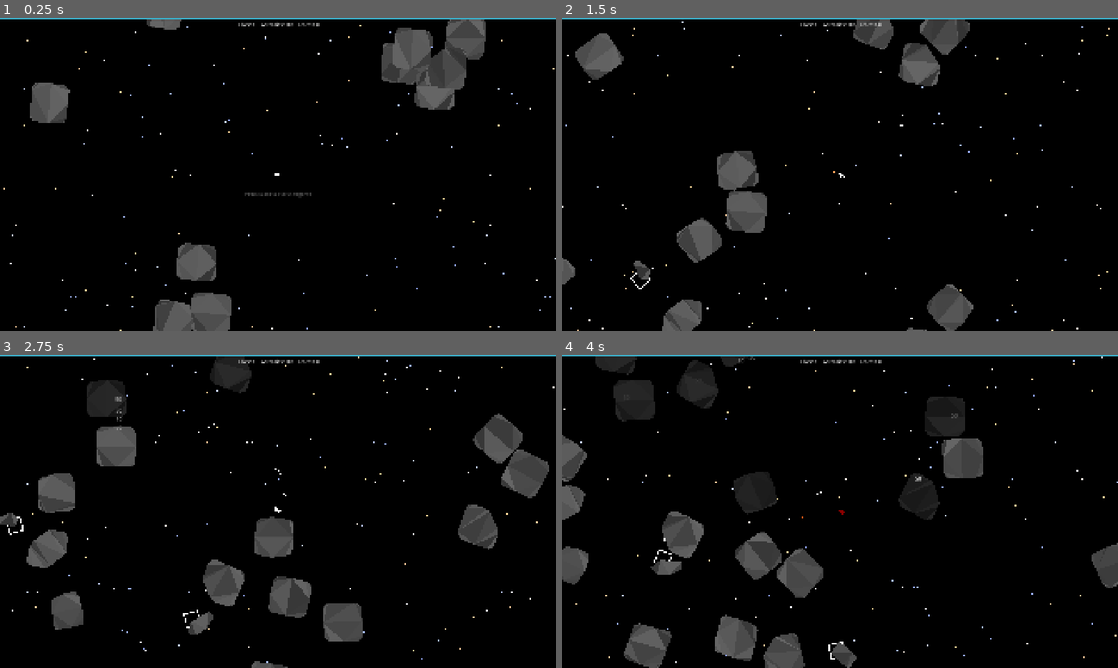
Above: before the commit, frames 1-4 (two rows, left to right).
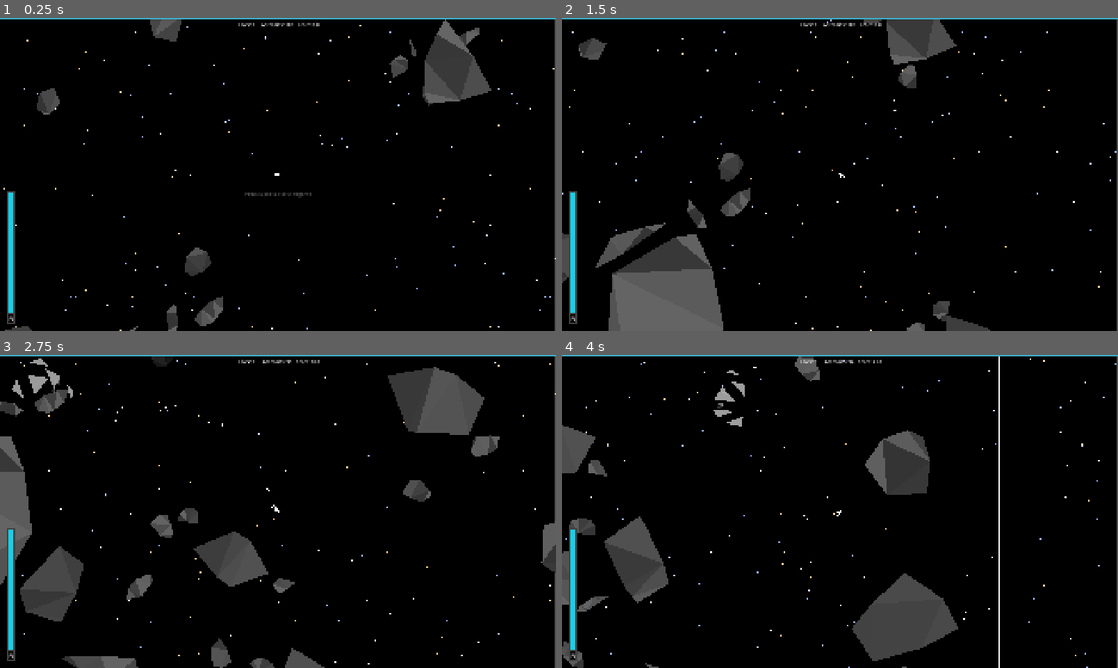
Above: after the commit, the same moments.

Repository: ProudFridge/Asteroids
Game: Godot game, scene res://scenes/game/game.tscn
Same seed, same stepped clock (60 frames per second), same inputs: the game is played once before the commit and once after it. Sound files missing from this copy of the repository are replaced by a short silence.
Inputs (mouse positions are in pixels of both pictures, inside the frame that each line leads up to):
- Up to frame 1 (0.25 s): no input
- Up to frame 2 (1.5 s): tap Space (space) at 0.5 s; move the mouse to (962, 158) at 0.52 s; hold D (turn_right) 0.53-1.28 s; hold E (e) 0.53-1.28 s; click (962, 158) at 0.67 s; tap Q (q) at 0.8, 1.35 s; move the mouse to (728, 190) at 1.27 s; hold S (backwards) from 1.28 s (still down)
- Up to frame 3 (2.75 s): tap Space (space) at 1.55 s; move the mouse to (333, 442) at 2.02 s; release S (backwards) at 2.03 s; hold D (turn_right) from 2.03 s (still down); hold Space (space) from 2.03 s (still down); tap E (e) at 2.3 s
- Up to frame 4 (4 s): move the mouse to (812, 574) at 2.77 s; release D (turn_right) at 2.78 s; release Space (space) at 2.78 s; hold W (forwards) 2.78-3.53 s; tap E (e) at 2.85 s; click (812, 574) at 2.92 s; tap Q (q) at 3.05 s; move the mouse to (1006, 558) at 3.52 s; hold A (turn_left) from 3.53 s (still down); hold Q (q) from 3.53 s (still down); tap Space (space) at 3.8 s

The runs differ from the first frame. In frame 1, 6.5% of the frame differs, in the area x 0-100%, y 0-100%; in frame 2, 11%; in frame 3, 20%; in frame 4, 20%.

Commit message:
Changed the look of the boost bar, added the chance for huge asteroids to spawn

Diff:
--- a/scenes/asteroid/asteroid.gd
+++ b/scenes/asteroid/asteroid.gd
@@ -17,7 +17,13 @@
 signal died
 
 func _ready() -> void:
-	polygon = generate_convex_polygon(randi_range(5, 80), boundingBox)
+	var multiplier: float = 1
+	var rand: float = randf_range(0, 1)
+	if rand < 0.2:
+		multiplier = 3
+	elif rand >= 0.2 && rand < 0.3 :
+		multiplier = 6
+	polygon = generate_convex_polygon(randi_range(5, 8), boundingBox * multiplier)
 	center = get_center()
 	collision_polygon.polygon = polygon
 	polygon_2d.polygon = polygon
@@ -31,9 +37,9 @@
 	for t: Polygon2D in triangles:
 		add_child(t)
 
-func _draw() -> void:
+#func _draw() -> void:
 	# TODO: come back, polygon is supposed to fit inside the bounding box
-	draw_rect(Rect2(Vector2.ZERO, boundingBox), Color.WHITE, false, 5)
+	#draw_rect(Rect2(Vector2.ZERO, boundingBox), Color.WHITE, false, 5)
 
 
 # TODO: maybe replace with a component and create a die() function
--- a/scenes/bullet/bullet.gd
+++ b/scenes/bullet/bullet.gd
@@ -20,7 +20,11 @@
 		if body is Asteroid:
 			body.take_damage(damage)
 
-			HitPopup.instantiagePopup(collision.get_position(), get_tree().root, str(int(damage)))
+			var popupValue: float = damage
+			if (body as Asteroid).health < damage:
+				popupValue = damage - (body as Asteroid).health
+
+			HitPopup.instantiagePopup(collision.get_position(), get_tree().root, str(int(popupValue)))
 
 			disappear()
 
--- a/scenes/game/game.tscn
+++ b/scenes/game/game.tscn
@@ -18,11 +18,16 @@
 [ext_resource type="Script" uid="uid://b6ls8uptisac" path="res://scenes/game/ui/pause_menu/pause_menu.gd" id="12_vaxfo"]
 [ext_resource type="Script" uid="uid://bdp8a8gne6npq" path="res://scenes/game/ui/pause_menu/restart_button.gd" id="13_3xj4h"]
 [ext_resource type="Script" uid="uid://br8owlchcm7kq" path="res://scenes/game/ui/pause_menu/quit_button.gd" id="13_ftsea"]
+[ext_resource type="Theme" uid="uid://b4p0c3cc33cdp" path="res://themes/progress_bar/progress_bar.tres" id="14_10c2w"]
+[ext_resource type="Script" uid="uid://bhgo2dhpmsja0" path="res://scenes/game/ui/progress_bar.gd" id="15_pg2xm"]
 
 [sub_resource type="LabelSettings" id="LabelSettings_0sr1o"]
 
 [sub_resource type="StyleBoxFlat" id="StyleBoxFlat_mikig"]
 bg_color = Color(0.23166987, 0.68188, 0.78311294, 1)
+
+[sub_resource type="LabelSettings" id="LabelSettings_2m7xh"]
+font_size = 23
 
 [sub_resource type="Theme" id="Theme_5jirj"]
 
@@ -77,6 +82,10 @@
 anchors_preset = 15
 anchor_right = 1.0
 anchor_bottom = 1.0
+offset_left = -3.0
+offset_top = -2.0
+offset_right = -3.0
+offset_bottom = -2.0
 grow_horizontal = 2
 grow_vertical = 2
 color = Color(0, 0, 0, 1)
@@ -146,6 +155,7 @@
 custom_minimum_size = Vector2(0, 8)
 layout_mode = 2
 theme_override_styles/fill = SubResource("StyleBoxFlat_mikig")
+value = 50.0
 show_percentage = false
 script = ExtResource("12_5v6r0")
 player = NodePath("../../../Player")
@@ -223,6 +233,42 @@
 
 [node name="PanelContainer" type="PanelContainer" parent="Header/Header/GameStats/HBoxContainer" unique_id=6768299]
 layout_mode = 2
+
+[node name="PanelContainer" type="PanelContainer" parent="Header" unique_id=526517208]
+offset_left = 22.0
+offset_top = 599.0
+offset_right = 53.0
+offset_bottom = 1059.0
+theme = ExtResource("14_10c2w")
+
+[node name="MarginContainer" type="MarginContainer" parent="Header/PanelContainer" unique_id=576456471]
+layout_mode = 2
+theme_override_constants/margin_left = 5
+theme_override_constants/margin_top = 5
+theme_override_constants/margin_right = 5
+theme_override_constants/margin_bottom = 5
+
+[node name="VBoxContainer" type="VBoxContainer" parent="Header/PanelContainer/MarginContainer" unique_id=1076469493]
+layout_mode = 2
+theme_override_constants/separation = 5
+
+[node name="ProgressBar" type="ProgressBar" parent="Header/PanelContainer/MarginContainer/VBoxContainer" unique_id=23566723 node_paths=PackedStringArray("player", "gameManager")]
+layout_mode = 2
+size_flags_vertical = 3
+theme = ExtResource("14_10c2w")
+value = 59.0
+fill_mode = 3
+show_percentage = false
+script = ExtResource("15_pg2xm")
+player = NodePath("../../../../../Player")
+gameManager = NodePath("../../../../../Managers/GameManager")
+
+[node name="Label" type="Label" parent="Header/PanelContainer/MarginContainer/VBoxContainer" unique_id=1631679448]
+layout_mode = 2
+theme = ExtResource("14_10c2w")
+text = "B"
+label_settings = SubResource("LabelSettings_2m7xh")
+horizontal_alignment = 1
 
 [node name="PauseMenuLayer" type="CanvasLayer" parent="." unique_id=366481481]
 
--- a/scenes/game/ui/pause_menu/pause_menu.gd
+++ b/scenes/game/ui/pause_menu/pause_menu.gd
@@ -7,7 +7,7 @@
 	hide()
 
 func _input(event: InputEvent) -> void:
-	# TODO: make it so that the pause menu is still visibl e when the game hasn't begun yet, but you can;t start the game when it's visible
+	# TODO: make it so that the pause menu is still visible when the game hasn't begun yet, but you can't start the game when it's visible
 	if gameManager.isGameRunning && event.is_action_pressed("pause_game"):
 		get_tree().paused = !get_tree().paused
 		visible = !visible
--- /dev/null
+++ b/scenes/game/ui/progress_bar.gd
@@ -0,0 +1,18 @@
+extends ProgressBar
+
+@export var player: Player
+@export var gameManager: GameManager
+
+# Called when the node enters the scene tree for the first time.
+func _ready() -> void:
+	max_value = player.boostTime
+	value = player.currentBoostValue
+	#gameManager.boostIncreased.connect(_on_game_manager_boost_increased)
+
+#func _on_game_manager_boost_increased(newBoostValue: float) -> void:
+	#if player:
+		#value = newBoostValue
+
+func _physics_process(delta: float) -> void:
+	if player:
+		value = player.currentBoostValue
--- a/scenes/managers/bullet_manager/bullet_manager.gd
+++ b/scenes/managers/bullet_manager/bullet_manager.gd
@@ -11,7 +11,7 @@
 const BULLET: Resource = preload("uid://c4bego3ny732p")
 
 func _physics_process(delta: float) -> void:
-	if  isCooldownDone && Input.is_action_pressed("space"):
+	if  isCooldownDone && Input.is_action_pressed("space") && shooter.isAlive:
 		AudioSingleton.playSound("res://assets/sounds/shoot/laserShoot.wav", shooter.position)
 		_instantiate_bullet()
 		isCooldownDone = false
@@ -27,5 +27,5 @@
 		bulletInstance.position = shooter.position
 		bulletInstance.speed = bulletSpeed
 		# Make the bullets velocity realistic: makes it relative
-		#bulletInstance.velocity = bulletInstance.speed * Vector2.from_angle(shooter.rotation).normalized() + shooter.linear_velocity
+		bulletInstance.velocity = bulletInstance.speed * Vector2.from_angle(shooter.rotation).normalized() + shooter.linear_velocity
 		add_child(bulletInstance)
--- a/scenes/managers/bullet_manager/bullet_manager.tscn
+++ b/scenes/managers/bullet_manager/bullet_manager.tscn
@@ -1,10 +1,6 @@
 [gd_scene format=3 uid="uid://dekcesve6rso2"]
 
 [ext_resource type="Script" uid="uid://5b03u6nbfm1t" path="res://scenes/managers/bullet_manager/bullet_manager.gd" id="1_mhaau"]
-[ext_resource type="AudioStream" uid="uid://dxbvgmrf4kfg7" path="res://assets/sounds/shoot/laserShoot.wav" id="2_70daw"]
 
 [node name="BulletManager" type="Node" unique_id=1104816647]
 script = ExtResource("1_mhaau")
-
-[node name="AudioStreamPlayer2D" type="AudioStreamPlayer2D" parent="." unique_id=40799352]
-stream = ExtResource("2_70daw")
--- a/scenes/player/player.gd
+++ b/scenes/player/player.gd
@@ -3,19 +3,19 @@
 
 const accel: float = 200.0
 var currentAccel: float = accel
-var maxSpeed: float = 400
+var maxSpeed: float = 800
 var rotSpeed: float = 5 # rad/s
 var bounceDamp: float = 0.5
 # TODO: change to health later, faster asteroids deal more damage
 var lives: float = 3
+var isAlive: bool = true
 
 var boostAccel: float = 1500
 var boostRotSpeed: float = 10
 var boostTime: float = 4
 var currentBoostValue: float = boostTime
 var boostDepletion: float = 3
-var boostRefill: float = 0.05
-var maxBoostSpeed: float = 800
+var boostRefill: float = 1
 var isBoostActivated: bool = false
 
 var impulseMagnitude: float = 400
@@ -75,10 +75,7 @@
 		if collisionPosition.y <= 1:
 			position.y = Global.windowSize.y - (collisionPosition.y - position.y)
 
-	if isBoostActivated:
-		linear_velocity = linear_velocity.limit_length(maxBoostSpeed)
-	else:
-		linear_velocity = linear_velocity.limit_length(maxSpeed)
+	linear_velocity = linear_velocity.limit_length(maxSpeed)
 
 
 func _physics_process(delta: float) -> void:
@@ -106,10 +103,11 @@
 
 func die() -> void:
 	died.emit()
+	isAlive = false
 	hide()
 
 func _on_body_entered(body: Node) -> void:
-	if body is Asteroid and damage_timer.is_stopped():
+	if body is Asteroid && damage_timer.is_stopped() && isAlive:
 		lives -= 1
 		AudioSingleton.playSound("res://assets/sounds/hurt/hitHurt.wav", position)
 		health_lost.emit(lives)
--- a/scenes/player/player.tscn
+++ b/scenes/player/player.tscn
@@ -53,7 +53,7 @@
 rotation = -1.5707964
 emitting = false
 amount = 100
-lifetime = 0.09999999999999999
+lifetime = 0.1
 one_shot = true
 emission_shape = 3
 emission_rect_extents = Vector2(3, 3)
@@ -75,7 +75,7 @@
 rotation = 1.5707964
 emitting = false
 amount = 100
-lifetime = 0.09999999999999999
+lifetime = 0.1
 one_shot = true
 emission_shape = 3
 emission_rect_extents = Vector2(3, 3)
--- /dev/null
+++ b/themes/progress_bar/progress_bar.tres
@@ -0,0 +1,19 @@
+[gd_resource type="Theme" format=3 uid="uid://b4p0c3cc33cdp"]
+
+[sub_resource type="StyleBoxFlat" id="StyleBoxFlat_pg2xm"]
+bg_color = Color(0, 0, 0, 1)
+
+[sub_resource type="StyleBoxFlat" id="StyleBoxFlat_1vamm"]
+bg_color = Color(0.25929403, 0.25929356, 0.25929368, 1)
+
+[sub_resource type="StyleBoxFlat" id="StyleBoxFlat_yrxbg"]
+bg_color = Color(0, 0, 0, 1)
+
+[sub_resource type="StyleBoxFlat" id="StyleBoxFlat_anm2o"]
+bg_color = Color(0.09643205, 0.81310385, 0.90918404, 1)
+
+[resource]
+Label/styles/normal = SubResource("StyleBoxFlat_pg2xm")
+PanelContainer/styles/panel = SubResource("StyleBoxFlat_1vamm")
+ProgressBar/styles/background = SubResource("StyleBoxFlat_yrxbg")
+ProgressBar/styles/fill = SubResource("StyleBoxFlat_anm2o")
Not shown, added: scenes/game/ui/progress_bar.gd.uid
